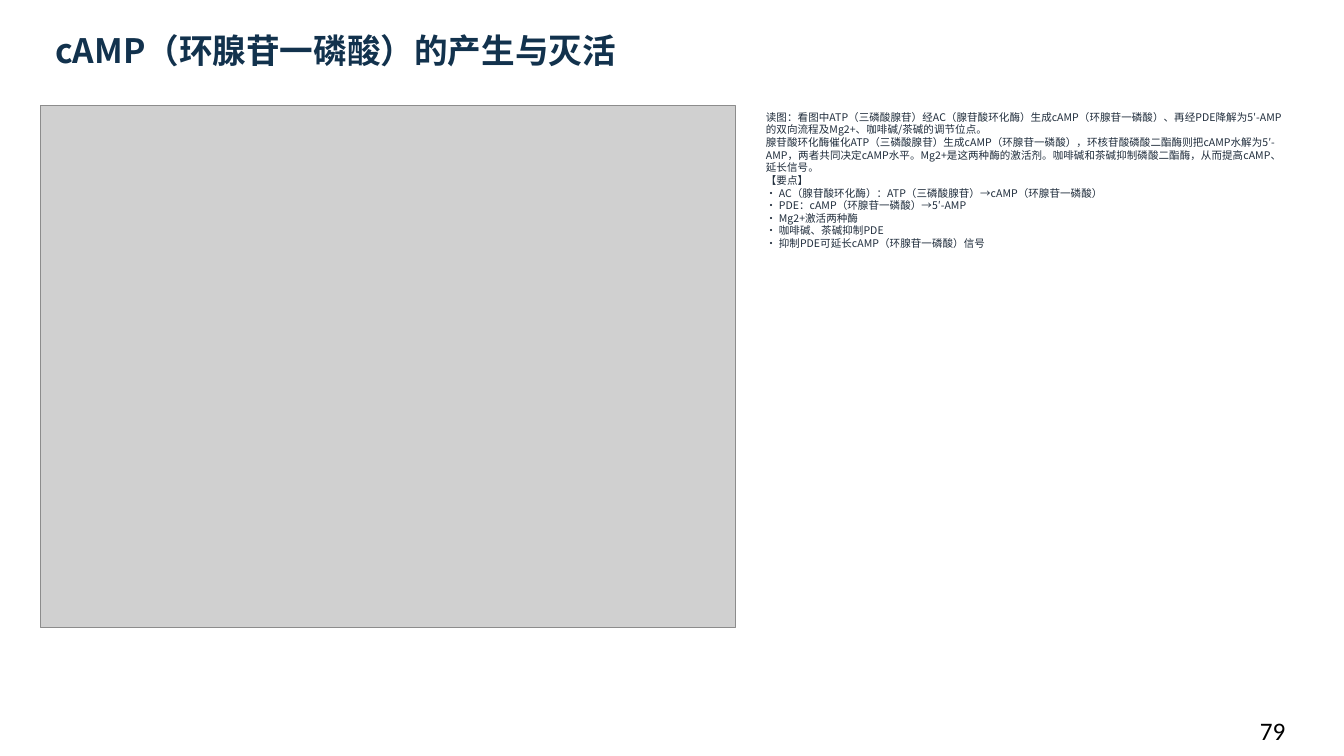
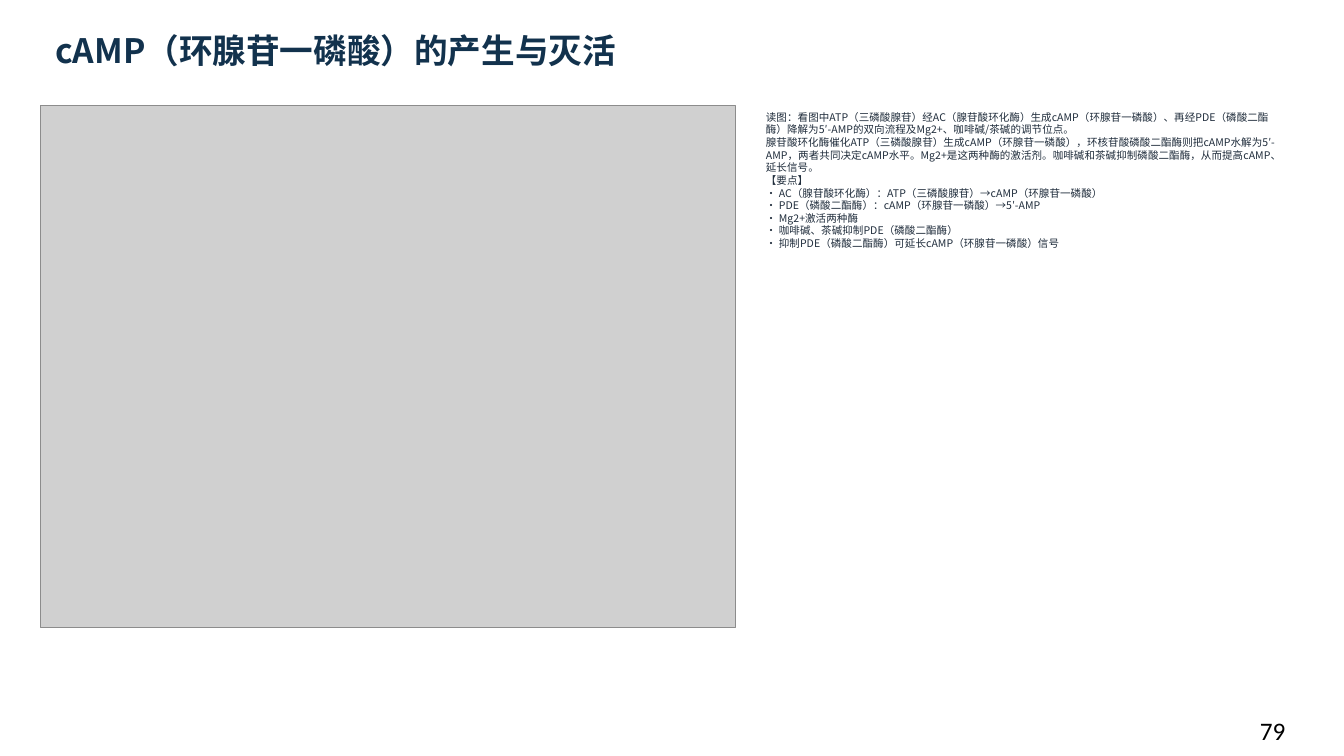
Before and after one commit to newkan-li/Biochemistry, a slide deck: slide 79 of downloads/bc14-ai-style.pptx. Drawn at 1344x756 pixels with LibreOffice and Linux fonts; fonts in the diff are those of the drawing; grey boxes stand for pictures. Boxes give left, top, right and bottom in pixels: in the first picture for what was removed or moved away, otherwise in the second. Text is boxed around its words. In the diff, an @@ line names an element or a change of style, - is before the commit and + after.

```diff
--- a/downloads/bc14-ai-style.pptx
+++ b/downloads/bc14-ai-style.pptx
@@ text at bbox=[766, 112, 1281, 248]: text changed @@
-读图：看图中ATP（三磷酸腺苷）经AC（腺苷酸环化酶）生成cAMP（环腺苷一磷酸）、再经PDE降解为5′-AMP的双向流程及Mg2+、咖啡碱/茶碱的调节位点。
-腺苷酸环化酶催化ATP（三磷酸腺苷）生成cAMP（环腺苷一磷酸），环核苷酸磷酸二酯酶则把cAMP水解为5′-AMP，两者共同决定cAMP水平。Mg2+是这两种酶的激活剂。咖啡碱和茶碱抑制磷酸二酯酶，从而提高cAMP、延长信号。
-【要点】
-• AC（腺苷酸环化酶）：ATP（三磷酸腺苷）→cAMP（环腺苷一磷酸）
-• PDE：cAMP（环腺苷一磷酸）→5′-AMP
-• Mg2+激活两种酶
-• 咖啡碱、茶碱抑制PDE
-• 抑制PDE可延长cAMP（环腺苷一磷酸）信号
+读图：看图中ATP（三磷酸腺苷）经AC（腺苷酸环化酶）生成cAMP（环腺苷一磷酸）、再经PDE（磷酸二酯酶）降解为5′-AMP的双向流程及Mg2+、咖啡碱/茶碱的调节位点。
+腺苷酸环化酶催化ATP（三磷酸腺苷）生成cAMP（环腺苷一磷酸），环核苷酸磷酸二酯酶则把cAMP水解为5′-AMP，两者共同决定cAMP水平。Mg2+是这两种酶的激活剂。咖啡碱和茶碱抑制磷酸二酯酶，从而提高cAMP、延长信号。
+【要点】
+• AC（腺苷酸环化酶）：ATP（三磷酸腺苷）→cAMP（环腺苷一磷酸）
+• PDE（磷酸二酯酶）：cAMP（环腺苷一磷酸）→5′-AMP
+• Mg2+激活两种酶
+• 咖啡碱、茶碱抑制PDE（磷酸二酯酶）
+• 抑制PDE（磷酸二酯酶）可延长cAMP（环腺苷一磷酸）信号
```
Also in this commit, not shown: 22 other slides changed, 5 other files.
